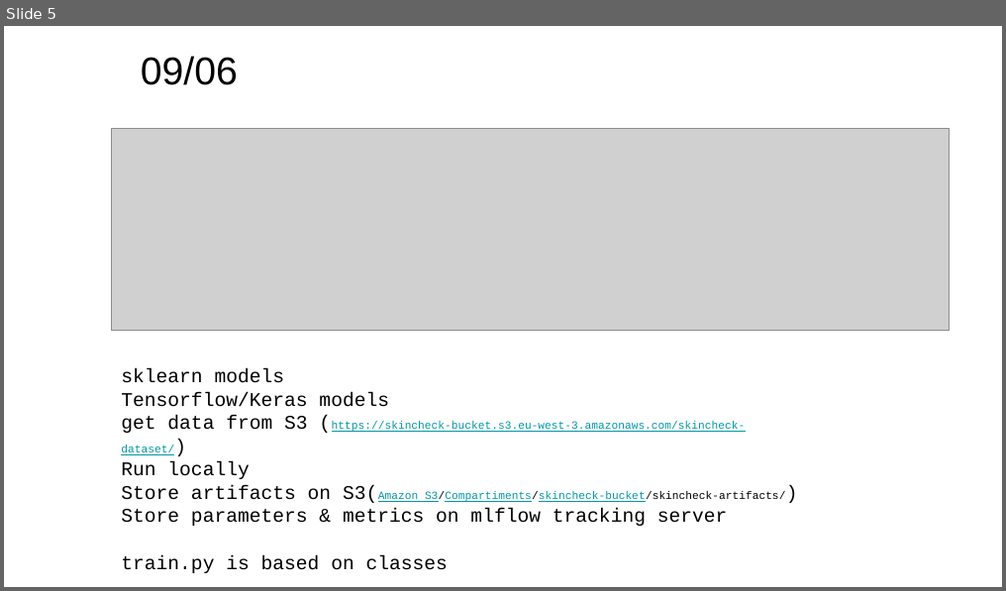
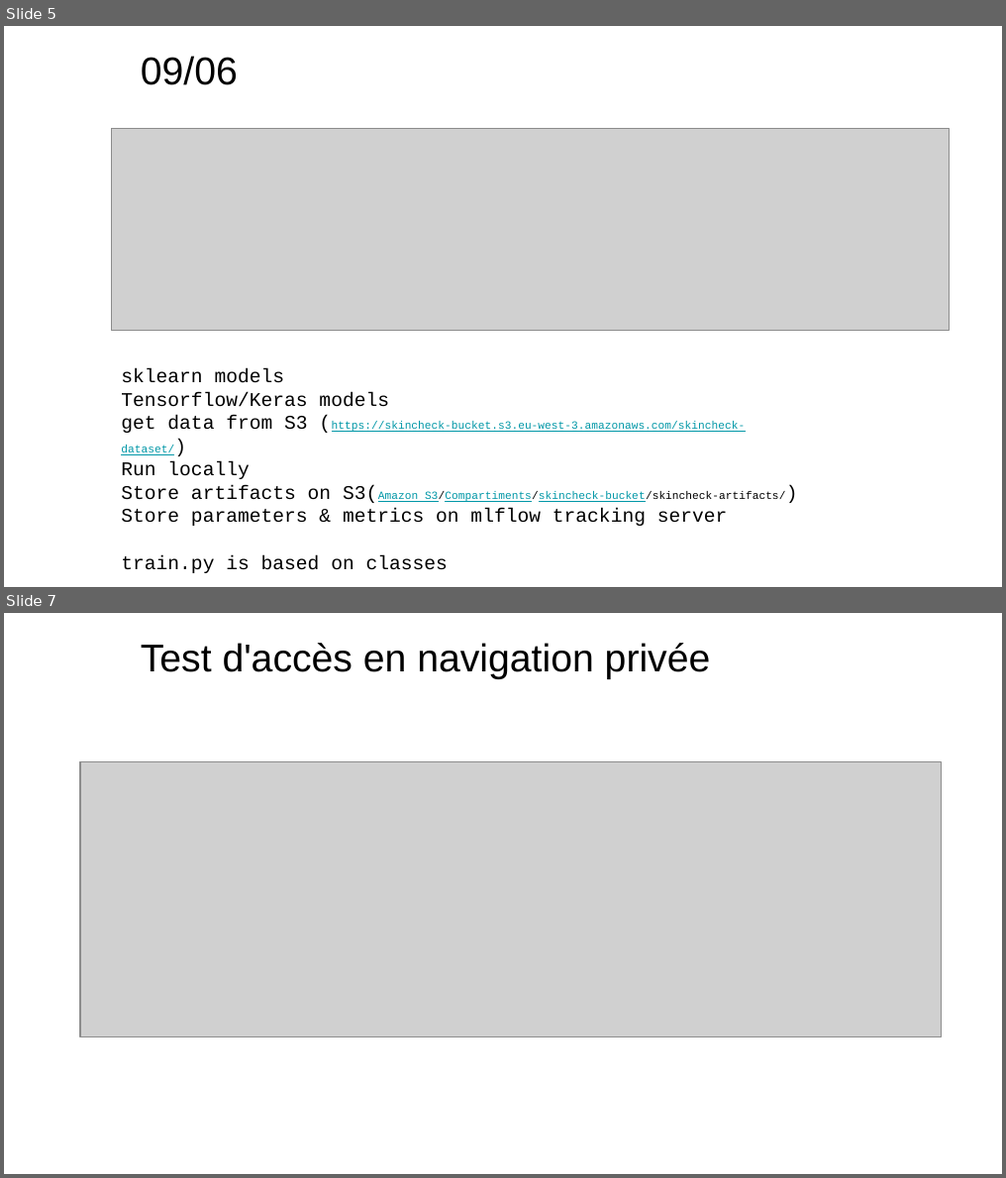
Before and after one commit to dourmiah/skincheck, a slide deck: admin/skin_project_archi_0706.pptx. Shown one above the other, each under a label of ours: slide 5 before the commit, slides 5 and 7 after it; the slides between them are not shown. The pictures are 1006x591 and 1006x1178 pixels, drawn with LibreOffice and Linux fonts; fonts in the diff are those of the drawing; grey boxes stand for pictures; background and template pictures are left out. Boxes give left, top, right and bottom in pixels: in the first picture for what was removed or moved away, otherwise in the second. Text is boxed around its words. In the diff, an @@ line names an element or a change of style, - is before the commit and + after.

Commit message:
Ai avancé sur le test predict()

```diff
--- a/admin/skin_project_archi_0706.pptx
+++ b/admin/skin_project_archi_0706.pptx
@@ slide 7 added at bbox=[4, 613, 1002, 1174], background #FFFFFF @@
@@ title added at bbox=[141, 643, 711, 679], 28 pt, text #000000 @@
+Test d'accès en navigation privée
@@ picture added at bbox=[80, 761, 941, 1037] @@
```
Also in this commit, not shown: 2 other slides added, 3 other files.
